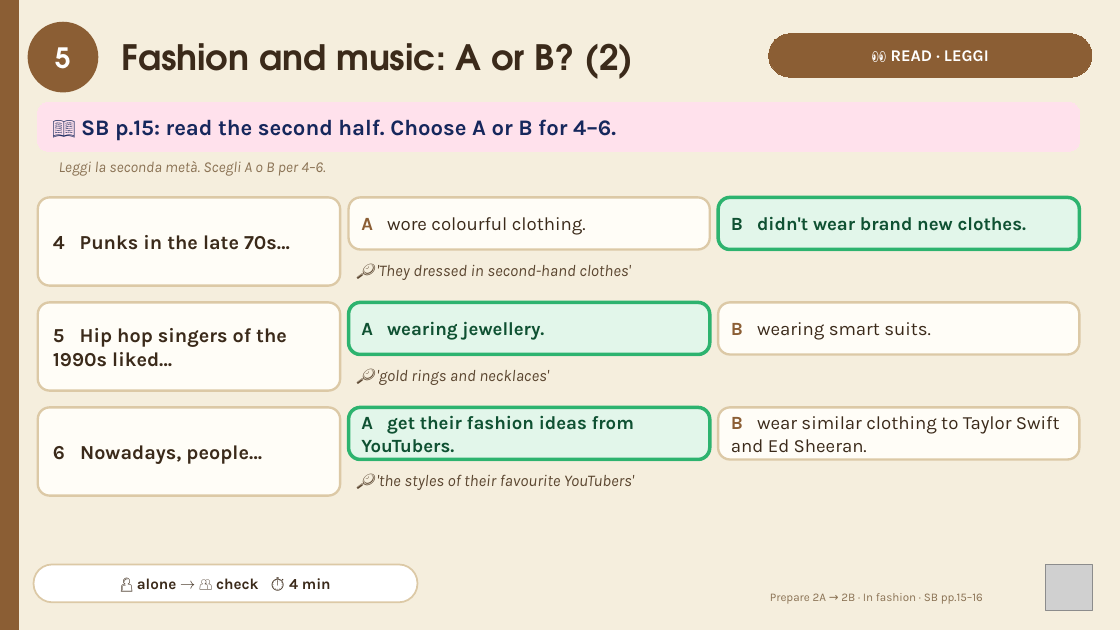
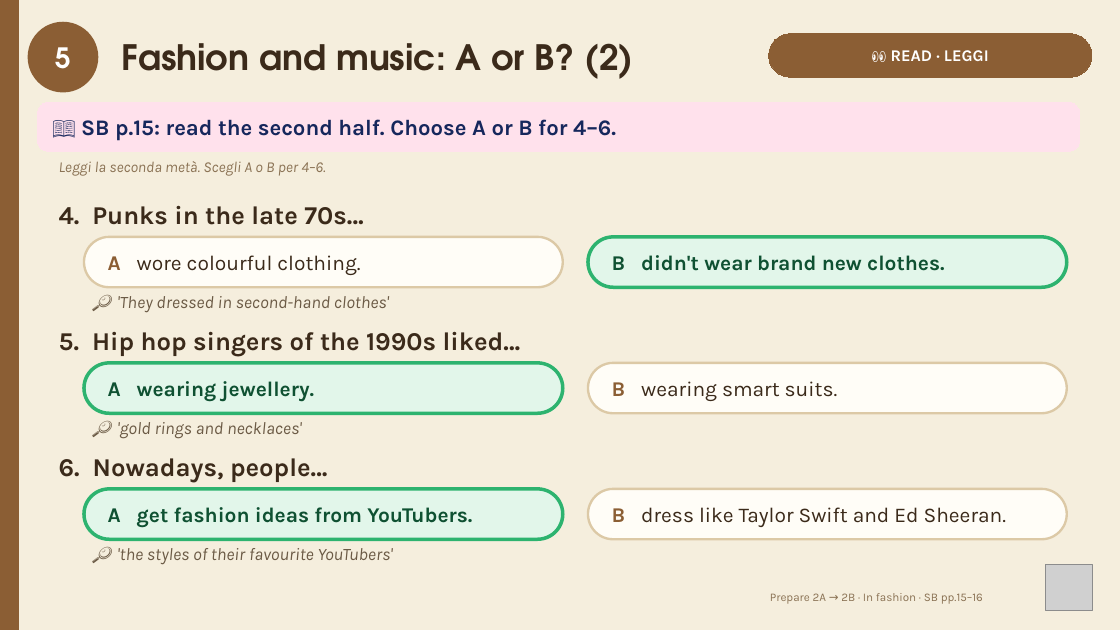
Before and after one commit to londonlanguageschool/Bagheria-, a slide deck: slide 5 of materials/PREP/PREP_2A-2B_In_fashion_then_and_now.pptx. Drawn at 1120x630 pixels with LibreOffice and Linux fonts; fonts in the diff are those of the drawing; grey boxes stand for pictures. Boxes give left, top, right and bottom in pixels: in the first picture for what was removed or moved away, otherwise in the second. Text is boxed around its words. In the diff, an @@ line names an element or a change of style, - is before the commit and + after.

```diff
--- a/materials/PREP/PREP_2A-2B_In_fashion_then_and_now.pptx
+++ b/materials/PREP/PREP_2A-2B_In_fashion_then_and_now.pptx
@@ fill #FFFDF7 to none; outline #DCC9A6 2 pt to none in 3 elements at [59,332,521,356], [59,458,328,482], [59,206,363,225] @@
@@ text "4. Punks in the late ...": place and size @@
-text "4. Punks in the late ..." at [38,197,340,286]
+text "4. Punks in the late ..." at [59,206,363,225]
@@ text at [59,206,363,225]: text changed; size 17 to 22 pt @@
-4 Punks in the late 70s…
+4. Punks in the late 70s…
@@ rounded rectangle "A wore colourful clothing.": place and size @@
-rounded rectangle "A wore colourful clothing." at [349,197,710,250]
+rounded rectangle "A wore colourful clothing." at [84,237,563,287]
@@ rounded rectangle "B didn't wear brand new ...": place and size @@
-rounded rectangle "B didn't wear brand new ..." at [718,197,1080,250]
+rounded rectangle "B didn't wear brand new ..." at [588,237,1067,287]
@@ text "🔎 'They dressed in second-hand ...": place and size @@
-text "🔎 'They dressed in second-hand ..." at [349,253,1080,287]
+text "🔎 'They dressed in second-hand ..." at [117,296,389,313]
@@ text "5. Hip hop singers of ...": place and size @@
-text "5. Hip hop singers of ..." at [38,302,340,391]
+text "5. Hip hop singers of ..." at [59,332,521,356]
@@ text at [59,332,521,356]: text changed; size 17 to 22 pt @@
-5 Hip hop singers of the 1990s liked…
+5. Hip hop singers of the 1990s liked…
@@ size 16 to 18 pt; proportions changed in 4 elements at [588,237,1067,287], [588,363,1067,413], [84,237,563,287], [84,363,563,413] @@
@@ rounded rectangle "A wearing jewellery.": place and size @@
-rounded rectangle "A wearing jewellery." at [349,302,710,355]
+rounded rectangle "A wearing jewellery." at [84,363,563,413]
@@ rounded rectangle "B wearing smart suits.": place and size @@
-rounded rectangle "B wearing smart suits." at [718,302,1080,355]
+rounded rectangle "B wearing smart suits." at [588,363,1067,413]
@@ text "🔎 'gold rings and necklaces'": place and size @@
-text "🔎 'gold rings and necklaces'" at [349,358,1080,392]
+text "🔎 'gold rings and necklaces'" at [117,422,301,439]
@@ text "6. Nowadays, people…": place and size @@
-text "6. Nowadays, people…" at [38,408,340,496]
+text "6. Nowadays, people…" at [59,458,328,482]
@@ text at [59,458,328,482]: text changed; size 17 to 22 pt @@
-6 Nowadays, people…
+6. Nowadays, people…
@@ rounded rectangle "A get fashion ideas from ...": place and size @@
-rounded rectangle "A get fashion ideas from ..." at [349,408,710,460]
+rounded rectangle "A get fashion ideas from ..." at [84,489,563,539]
@@ rounded rectangle "A get fashion ideas from ..." at [84,489,563,539]: proportions changed @@
@@ text in rounded rectangle at [108,507,472,528]: text changed; size 16 to 18 pt @@
-A get their fashion ideas from YouTubers.
+A get fashion ideas from YouTubers.
@@ rounded rectangle "B dress like Taylor Swift ..." at [588,489,1067,539]: proportions changed @@
@@ rounded rectangle "B dress like Taylor Swift ...": place and size @@
-rounded rectangle "B dress like Taylor Swift ..." at [718,408,1080,460]
+rounded rectangle "B dress like Taylor Swift ..." at [588,489,1067,539]
@@ text in rounded rectangle at [612,507,1006,527]: text changed; size 16 to 18 pt @@
-B wear similar clothing to Taylor Swift and Ed Sheeran.
+B dress like Taylor Swift and Ed Sheeran.
@@ size 14 to 15 pt, text colour #5B4630 to #6B5A45; fill #F5EEDD to none; outline #F5EEDD 2 pt to none in 3 elements at [117,296,389,313], [117,422,301,439], [117,548,393,565] @@
@@ text "🔎 'the styles of their ...": place and size @@
-text "🔎 'the styles of their ..." at [349,463,1080,497]
+text "🔎 'the styles of their ..." at [117,548,393,565]
@@ rounded rectangle removed at [34,565,418,602] @@
-👤 alone → 👥 check ⏱ 4 min
```
Also in this commit, not shown: 12 other slides changed.
